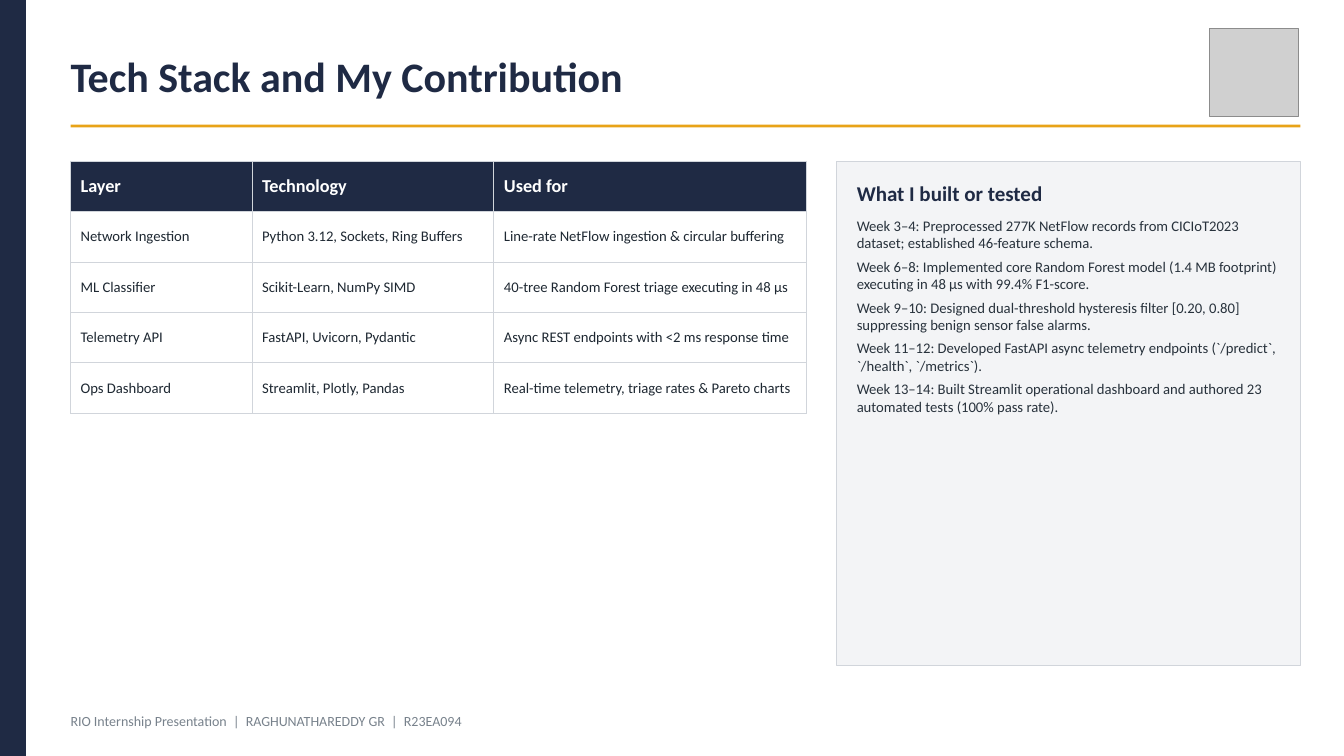
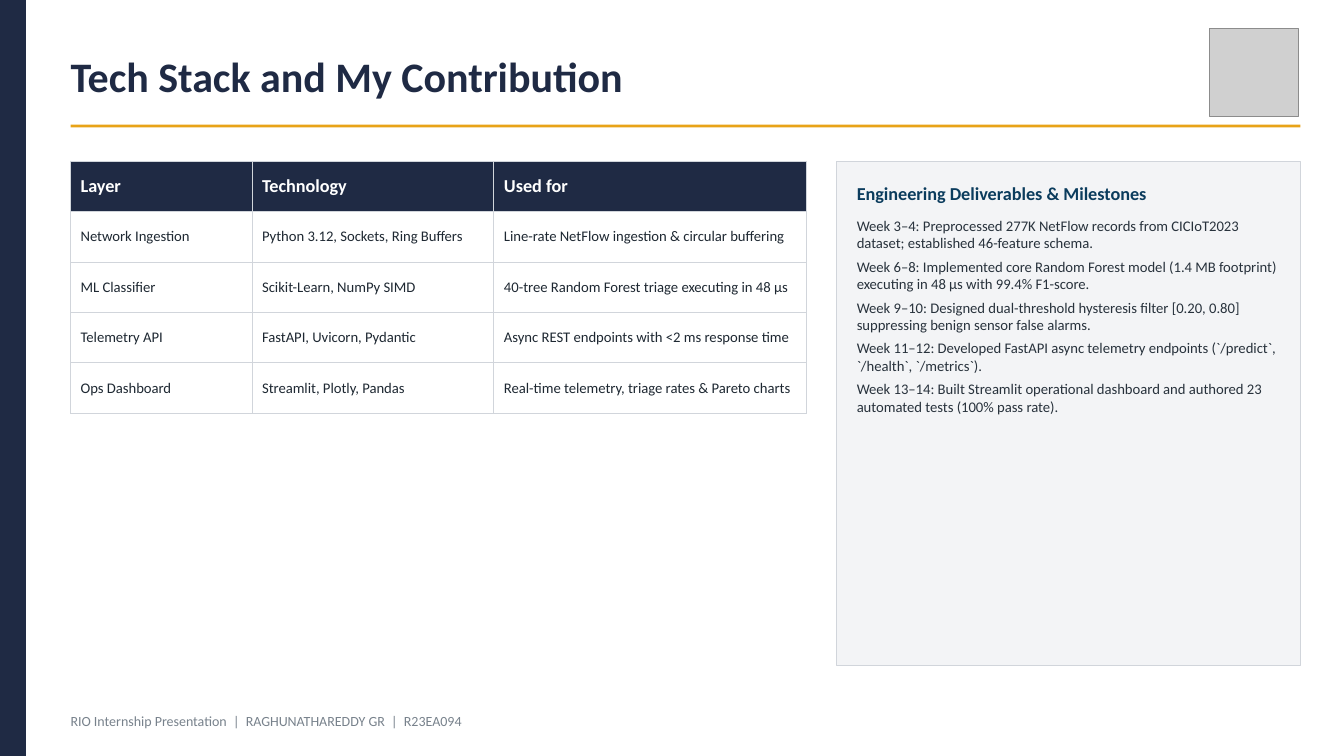
Before and after one commit to Raghunath2604/RIO_PROJECT-SMART_CITY-, a slide deck: slide 4 of docs/RIO_Internship_Presentation_R23EA094.pptx. Drawn at 1344x756 pixels with LibreOffice and Linux fonts; fonts in the diff are those of the drawing; grey boxes stand for pictures. Boxes give left, top, right and bottom in pixels: in the first picture for what was removed or moved away, otherwise in the second. Text is boxed around its words. In the diff, an @@ line names an element or a change of style, - is before the commit and + after.

Commit message:
style: apply full body text justification, professional typography, card alignments and clean headers across all deliverables

```diff
--- a/docs/RIO_Internship_Presentation_R23EA094.pptx
+++ b/docs/RIO_Internship_Presentation_R23EA094.pptx
@@ text at [857,187,1146,203]: text changed; size 15 to 13 pt; text colour #1F2A44 to #0B3C5D @@
-What I built or tested
+Engineering Deliverables & Milestones
```
Also in this commit, not shown: 5 other slides changed, 9 other files.
